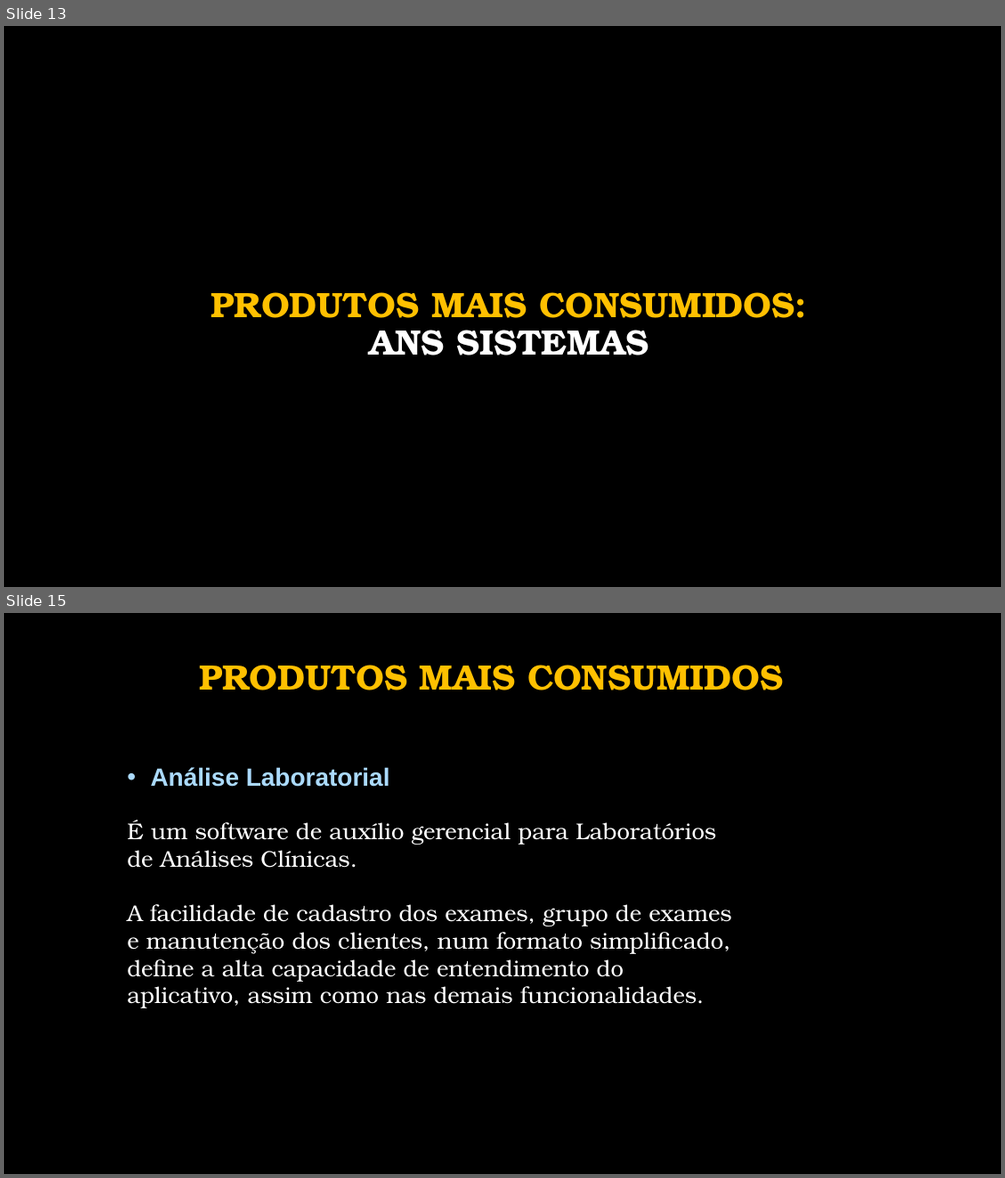
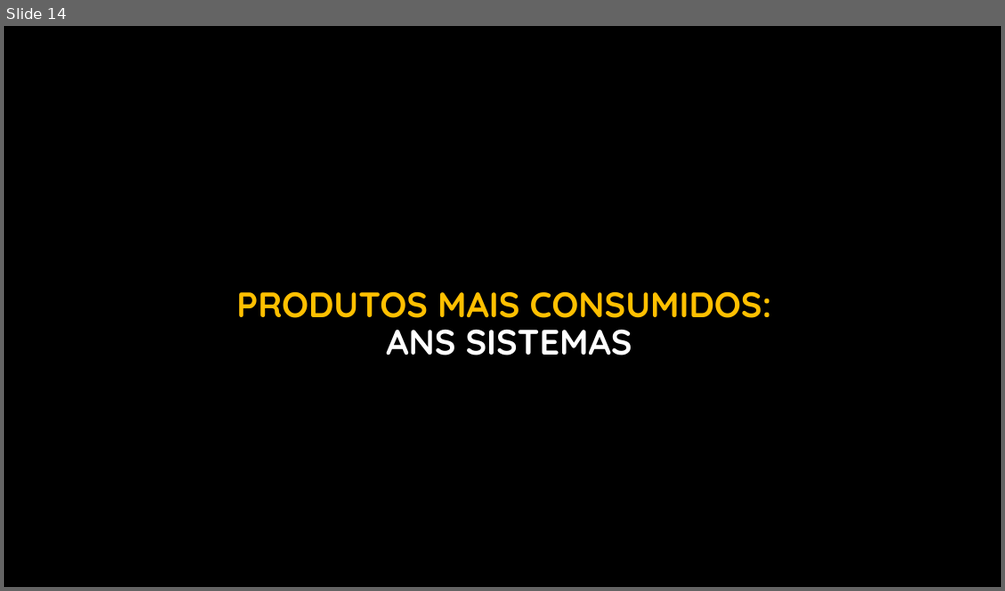
Before and after one commit to BrunoFelix/Restoran, a slide deck: Docs/Apresentação ANS Sistemas (Fundamentos da Gestao).pptx. Shown one above the other, each under a label of ours: slides 13 and 15 before the commit, slide 14 after it; the slides between them are not shown. The pictures are 1005x1178 and 1005x591 pixels, drawn with LibreOffice and Linux fonts; fonts in the diff are those of the drawing; background and template pictures are left out. Boxes give left, top, right and bottom in pixels: in the first picture for what was removed or moved away, otherwise in the second. Text is boxed around its words. In the diff, an @@ line names an element or a change of style, - is before the commit and + after.

```diff
--- a/Docs/Apresentação ANS Sistemas (Fundamentos da Gestao).pptx
+++ b/Docs/Apresentação ANS Sistemas (Fundamentos da Gestao).pptx
@@ slide 15 removed at box(4, 613, 1001, 1174), background picture (left out) @@
@@ title removed at box(200, 665, 783, 690) @@
-PRODUTOS MAIS CONSUMIDOS
@@ text removed at box(127, 767, 731, 1008) @@
-• Análise Laboratorial
-É um software de auxílio gerencial para Laboratórios de Análises Clínicas.
-A facilidade de cadastro dos exames, grupo de exames e manutenção dos clientes, num formato simplificado, define a alta capacidade de entendimento do aplicativo, assim como nas demais funcionalidades.
@@ what was slide 13 is now slide 14 @@
@@ slide 14 changed as well @@
@@ title "PRODUTOS MAIS CONSUMIDOS: ANS SISTEMAS" at box(236, 292, 772, 355): font TeX Gyre Bonum to Quicksand @@
```
Also in this commit, not shown: 20 other slides changed, 8 slides added, 2 other slides removed.
